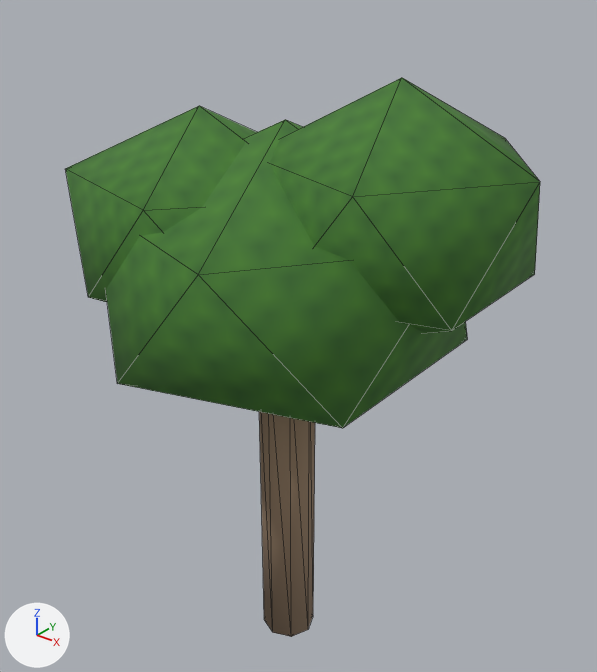
The glTF model assets/original/ember_art/town/town_tree.glb as it was, and as the next commit left it.
Both versions are drawn from a 50 mm camera at (3.55, -4.3, 5.5) aimed at (0.0, 0.15, 2.75). The axes (+X, +Y, +Z) are drawn at lower left. The lights are the same throughout. The older version comes first. Mesh edges are drawn as thin lines. Vertices at exactly the same position are counted once.

The older version as bpy lines, for what is in view:
```python
mat_canopy = principled_material('canopy')
mat_canopy.texture = img_leaf
mat_canopy.roughness = 0.85
me_cylinder_012 = bpy.data.meshes.new('Cylinder.012')
me_cylinder_012.from_pydata(...)  # an 8-sided cylinder along z spanning x -0.22..0.22, y -0.22..0.22, z 0.0..2.8, material slot 0; an icosphere of 20 faces spanning x -1.34..1.34, y -1.28..1.28, z 2.2..4.4, material slot 1; an icosphere of 20 faces spanning x -0.28..1.68, y -0.64..1.24, z 2.9..4.7, material slot 1; an icosphere of 20 faces spanning x -1.67..0.47, y -1.05..0.65, z 2.75..4.45, material slot 1
me_cylinder_012.materials.append(mat_bark)  # brown #998169
me_cylinder_012.materials.append(mat_canopy)  # picture img_leaf
ob_town_tree = bpy.data.objects.new('town_tree', me_cylinder_012)
ob_town_tree.location = (0.0, 0.0, 0.0)
```
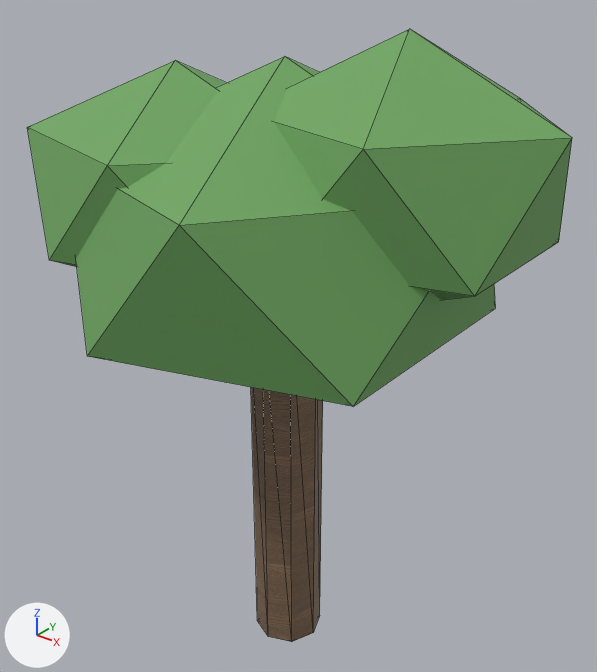
Boxes [x1, y1, x2, y2] around the edits, measured in the pictures (597 x 672 px; the box of a moved part takes in the faces that stretch with it):
'town_tree', surface changed, reshaped (15% wider, 10% taller): before [65, 78, 540, 637]; after [27, 29, 572, 642]
part 1 of me_cylinder_012, moved or reshaped: before [259, 412, 315, 637]; after [251, 387, 323, 642]
part 2 of me_cylinder_012, moved or reshaped: before [106, 120, 468, 428]; after [76, 57, 496, 406]
part 3 of me_cylinder_012, moved or reshaped: before [270, 78, 540, 333]; after [274, 29, 572, 300]
part 4 of me_cylinder_012, moved or reshaped: before [65, 106, 257, 302]; after [27, 60, 226, 267]

The edits, one by one:
In material 'canopy' (mat_canopy), texture is no longer img_leaf.
In material 'canopy' (mat_canopy), base_color is now set to (0.16, 0.38, 0.12), green #6fa661.
In material 'canopy' (mat_canopy), roughness goes from 0.85 to 0.8.
me_cylinder_012 is used by ob_town_tree; location (0.0, 0.0, 0.0).
me_cylinder_012 had 52 vertices, 88 faces and spanned x -1.67..1.68, y -1.28..1.28, z 0.0..4.7.
me_cylinder_012 now has 52 vertices, 88 faces and spans x -1.86..1.87, y -1.45..1.45, z 0.0..5.0.
me_cylinder_012 part 1: the loose piece of 16 vertices spanning x -0.22..0.22, y -0.22..0.22, z 0.0..2.8 is scaled about the mesh origin by (1.27, 1.27, 1.14).
me_cylinder_012 part 2: the loose piece of 12 vertices spanning x -1.34..1.34, y -1.28..1.28, z 2.2..4.4 is scaled about the mesh origin by (1.13, 1.13, 1.09).
me_cylinder_012 part 3: the loose piece of 12 vertices spanning x -0.28..1.68, y -0.64..1.24, z 2.9..4.7 is scaled about its middle by (1.09, 1, 1), then moved by (0.1, -0.1, 0.3).
me_cylinder_012 part 4: the loose piece of 12 vertices spanning x -1.67..0.47, y -1.05..0.65, z 2.75..4.45 is scaled about its middle by (1.08, 1.1, 1), then moved by (-0.1, -0.1, 0.3).
